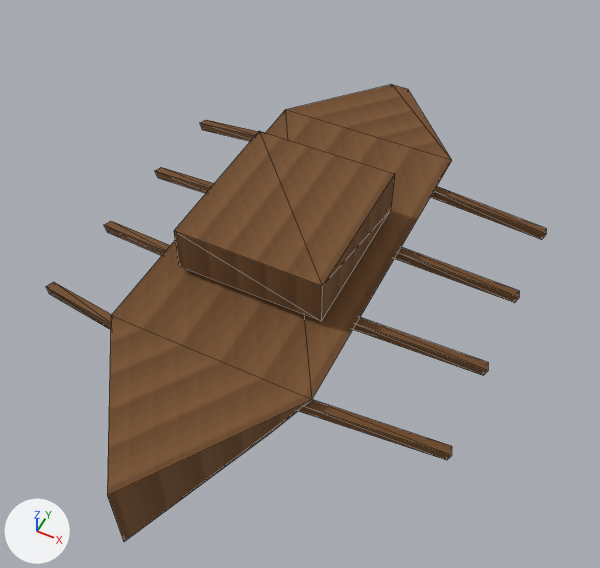
Renders of the glTF model app/src/main/assets/3d/field/unit-BOAT-lod0.glb from each side of a commit.
Both versions are drawn from a 50 mm camera at (0.396, -0.754, 0.981) aimed at (0.035, -0.032, 0.078). The axes (+X, +Y, +Z) are drawn at lower left. The lights are the same throughout. The first picture is the older version. Mesh edges are drawn as thin lines. Vertices at exactly the same position are counted once.

Script lines for the objects in view, before the commit:
```python
me_mesh_0 = bpy.data.meshes.new('Mesh_0')
me_mesh_0.from_pydata(...)  # 86 vertices, 107 faces; spans x -0.324..0.324, y -0.45..0.43, z 0.0..0.2
me_mesh_0.materials.append(mat_material_0)
ob_mesh_0 = bpy.data.objects.new('Mesh_0', me_mesh_0)
ob_mesh_0.location = (0.0, 0.0, 0.0)
```
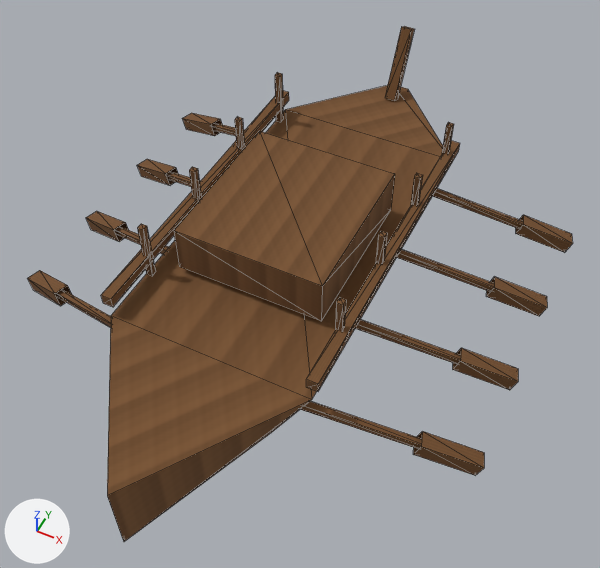
Where the change shows, as pixel boxes (x1, y1, x2, y2) in the pictures (600 x 568 px):
```json
{"object": "Mesh_0", "change": "reshaped", "before": [46, 84, 546, 542], "after": [27, 26, 573, 542], "on screen": "9% wider, 13% taller"}
{"part": 1, "of": "me_mesh_0", "change": "rebuilt", "before": [353, 317, 488, 375], "after": [355, 320, 461, 364]}
{"part": 2, "of": "me_mesh_0", "change": "rebuilt", "before": [431, 187, 546, 240], "after": [433, 189, 523, 229]}
{"part": 3, "of": "me_mesh_0", "change": "rebuilt", "before": [298, 399, 452, 460], "after": [300, 401, 422, 449]}
{"part": 4, "of": "me_mesh_0", "change": "built on", "before": [46, 120, 519, 330], "after": [27, 26, 573, 475]}
```

Scene script edits in JSON lines:
```json
{"block": "me_mesh_0", "where": "# used by ob_mesh_0; location = (0.0, 0.0, 0.0)"}
{"op": "remove", "block": "me_mesh_0", "code": "me_mesh_0.from_pydata(...)  # 86 vertices, 107 faces; spans x -0.324..0.324, y -0.45..0.43, z 0.0..0.2"}
{"op": "add", "block": "me_mesh_0", "code": "me_mesh_0.from_pydata(...)  # 238 vertices, 297 faces; spans x -0.367..0.367, y -0.45..0.448, z 0.0..0.234"}
{"block": "me_mesh_0", "change": "me_mesh_0 part 1: the loose piece of 8 vertices spanning x 0.126..0.324, y -0.087..-0.013, z 0.023..0.107 is rebuilt with 8 vertices and now spans x 0.127..0.333, y -0.085..-0.015, z 0.025..0.105"}
{"block": "me_mesh_0", "change": "me_mesh_0 part 2: the loose piece of 8 vertices spanning x 0.126..0.324, y 0.213..0.287, z 0.023..0.107 is rebuilt with 8 vertices and now spans x 0.127..0.333, y 0.215..0.285, z 0.025..0.105"}
{"block": "me_mesh_0", "change": "me_mesh_0 part 3: the loose piece of 8 vertices spanning x 0.126..0.324, y -0.237..-0.163, z 0.023..0.107 is rebuilt with 8 vertices and now spans x 0.127..0.333, y -0.235..-0.165, z 0.025..0.105"}
{"block": "me_mesh_0", "change": "me_mesh_0 part 4"}
{"block": "me_mesh_0", "change": "8 vertices are removed from x -0.324..0.324, y 0.123..0.287, z 0.023..0.037"}
{"block": "me_mesh_0", "change": "20 faces are deleted"}
{"block": "me_mesh_0", "change": "32 vertices move from x -0.324..0.134, y -0.237..0.227, z 0.023..0.107 to x -0.158..0.158, y -0.014..0.28, z 0.12..0.21"}
{"block": "me_mesh_0", "change": "84 vertices are added at x -0.367..0.333, y -0.197..0.448, z 0.007..0.234"}
{"block": "me_mesh_0", "change": "8 new vertices lie (0.0, -0.51, 0.0) away from vertices in x -0.134..0.134, y 0.063..0.227, z 0.093..0.107"}
{"block": "me_mesh_0", "change": "20 new vertices lie (0.009, 0.0, 0.0) away from vertices in x -0.149..0.14, y -0.145..0.255, z 0.12..0.21"}
{"block": "me_mesh_0", "change": "16 new vertices lie (0.2, -0.06, 0.07) away from vertices in x -0.333..-0.327, y -0.175..0.285, z 0.025..0.035"}
{"block": "me_mesh_0", "change": "16 new vertices lie (0.08, 0.025, -0.03) away from vertices in x 0.273..0.287, y -0.197..0.277, z 0.037..0.059"}
{"block": "me_mesh_0", "change": "16 new vertices lie (0.08, -0.025, 0.03) away from vertices in x -0.367..-0.353, y -0.172..0.302, z 0.007..0.029"}
{"block": "me_mesh_0", "change": "210 new faces join them"}
```
